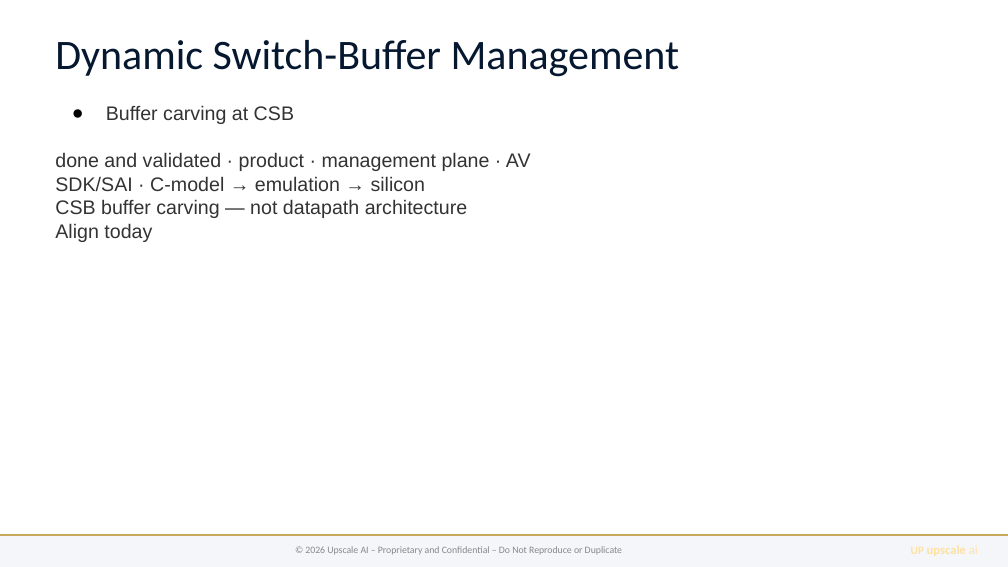
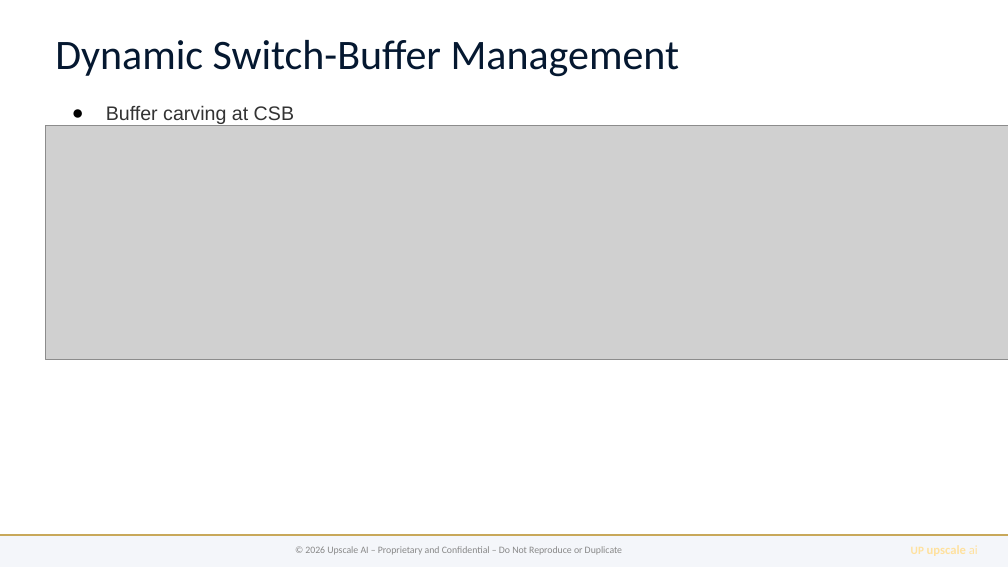
Before and after one commit to upscale-ai-network/agent-template, a slide deck: slide 2 of dt100/manager-arch-vision-a3.pptx. Drawn at 1008x567 pixels with LibreOffice and Linux fonts; fonts in the diff are those of the drawing; grey boxes stand for pictures. Boxes give left, top, right and bottom in pixels: in the first picture for what was removed or moved away, otherwise in the second. Text is boxed around its words. In the diff, an @@ line names an element or a change of style, - is before the commit and + after.

```diff
--- a/dt100/manager-arch-vision-a3.pptx
+++ b/dt100/manager-arch-vision-a3.pptx
@@ picture added at [45,126,1008,360] @@
@@ text at [55,152,531,242]: paragraphs removed @@
-done and validated · product · management plane · AV
-SDK/SAI · C-model → emulation → silicon
-CSB buffer carving — not datapath architecture
-Align today
```
Also in this commit, not shown: 4 other slides changed, 22 other files.
